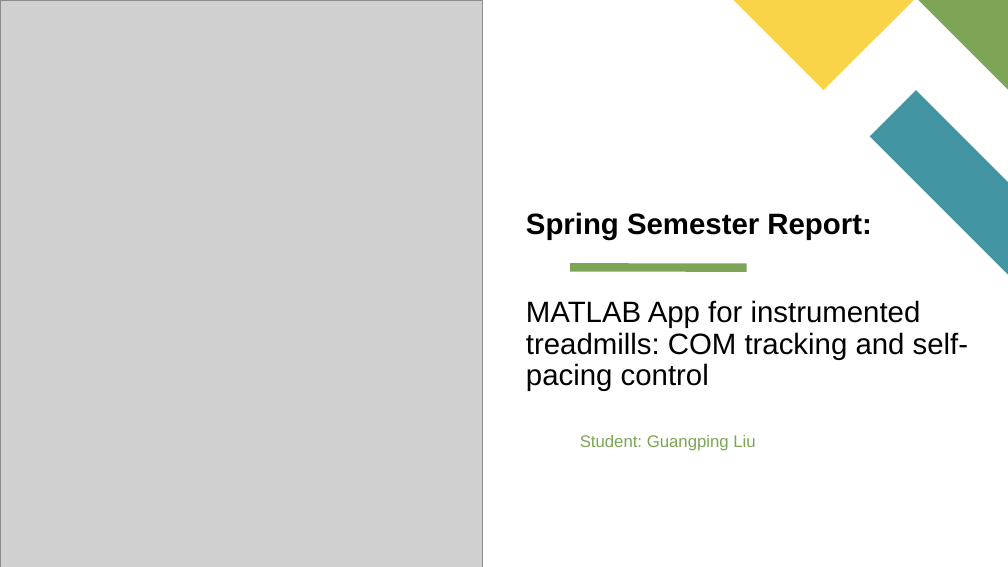
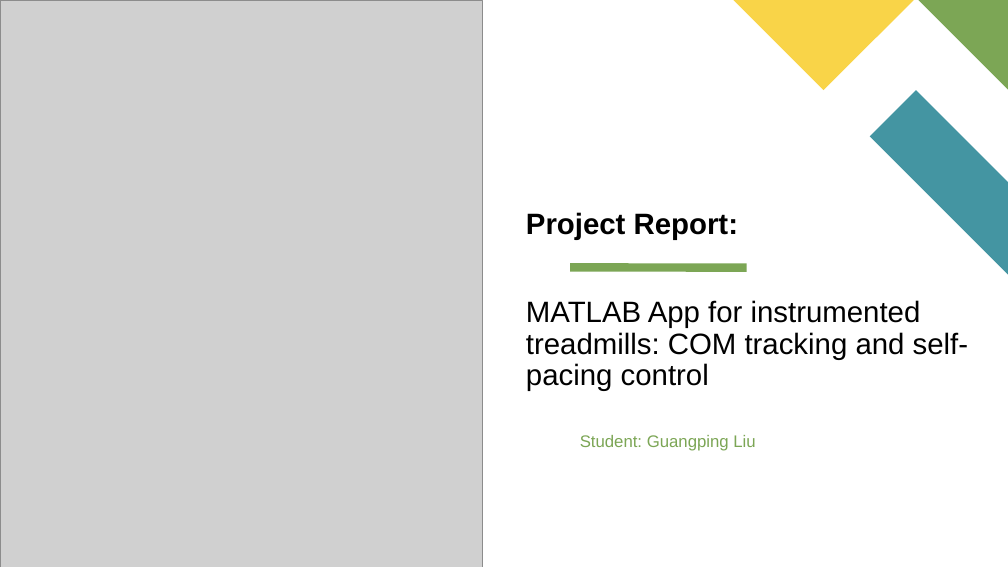
Before and after one commit to PingpingL/MATLAB_APP_on_treadmill_control_and_self-pacing_algorithm_implementation, a slide deck: slide 1 of spring_presentation.pptx. Drawn at 1008x567 pixels with LibreOffice and Linux fonts; fonts in the diff are those of the drawing; grey boxes stand for pictures. Boxes give left, top, right and bottom in pixels: in the first picture for what was removed or moved away, otherwise in the second. Text is boxed around its words. In the diff, an @@ line names an element or a change of style, - is before the commit and + after.

```diff
--- a/spring_presentation.pptx
+++ b/spring_presentation.pptx
@@ title at box(526, 212, 738, 240): text changed @@
-Spring Semester Report:
+Project Report:
```
Also in this commit, not shown: 6 other slides changed, 8 slides added, 13 slides removed.
